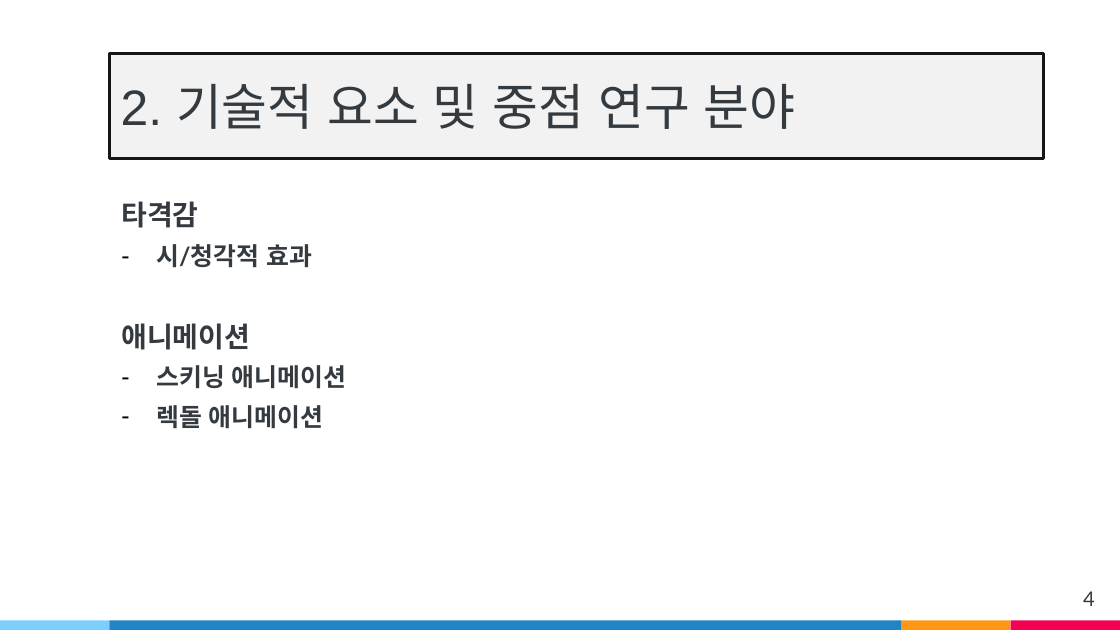
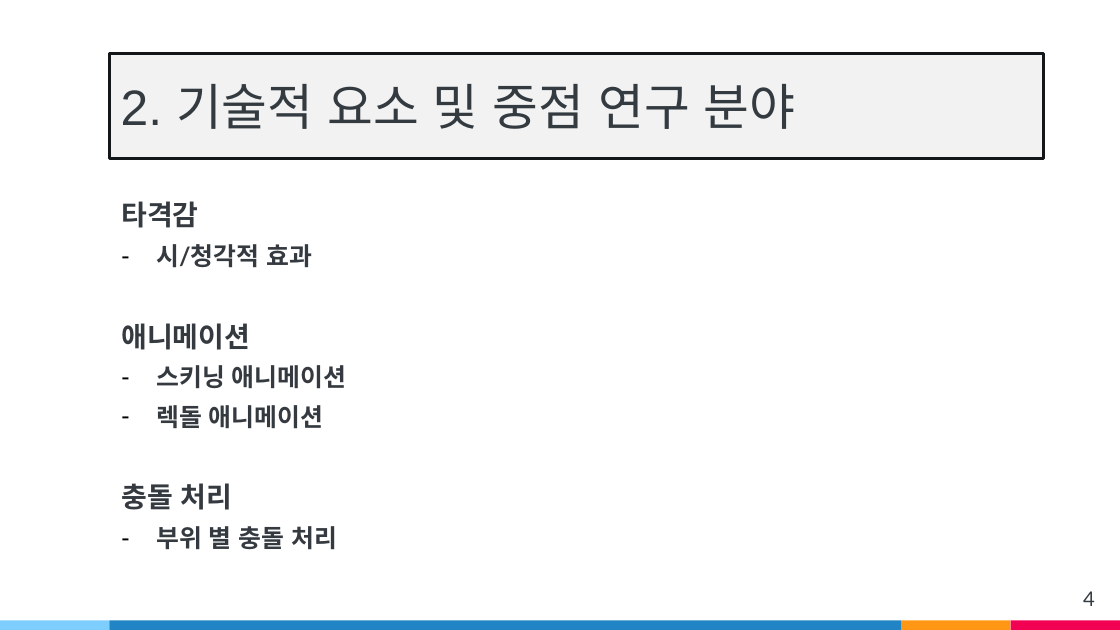
Before and after one commit to wsj2681/Anger_Control_Disoder, a slide deck: slide 4 of Capstone Design/발표자료/중간발표/v3.pptx. Drawn at 1120x630 pixels with LibreOffice and Linux fonts; fonts in the diff are those of the drawing. Boxes give left, top, right and bottom in pixels: in the first picture for what was removed or moved away, otherwise in the second. Text is boxed around its words. In the diff, an @@ line names an element or a change of style, - is before the commit and + after.

```diff
--- a/Capstone Design/발표자료/중간발표/v3.pptx
+++ b/Capstone Design/발표자료/중간발표/v3.pptx
@@ text at [121, 483, 337, 550]: paragraphs added @@
+충돌 처리
+– 부위 별 충돌 처리
```
Also in this commit, not shown: 6 other slides changed, 2 other files.
